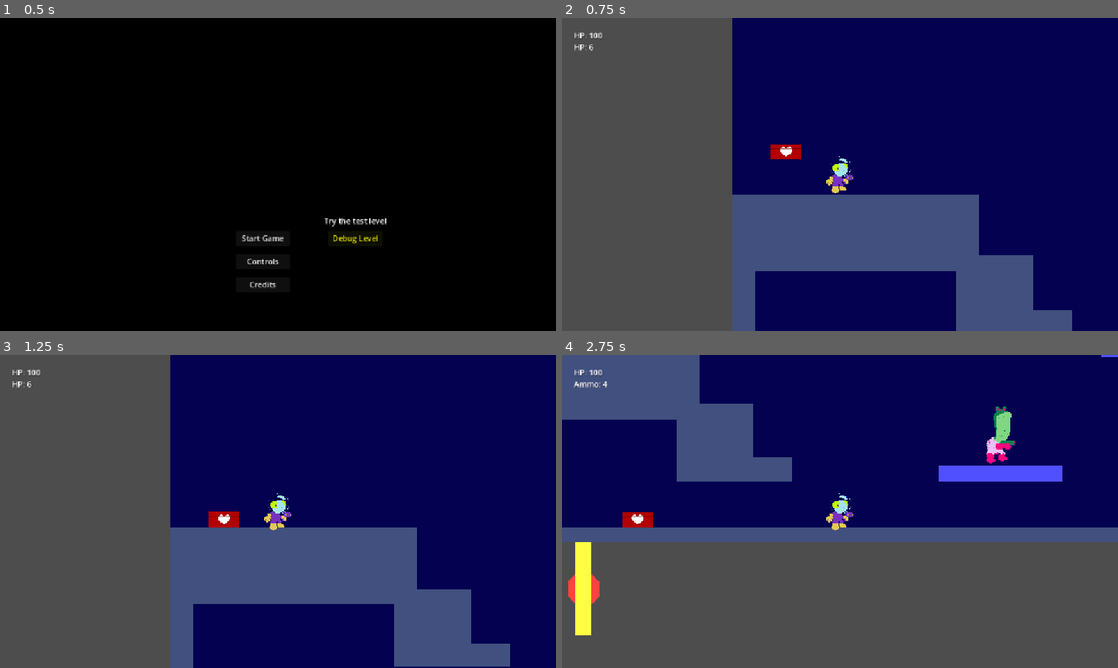
Above: before the commit, frames 1-4 (two rows, left to right).
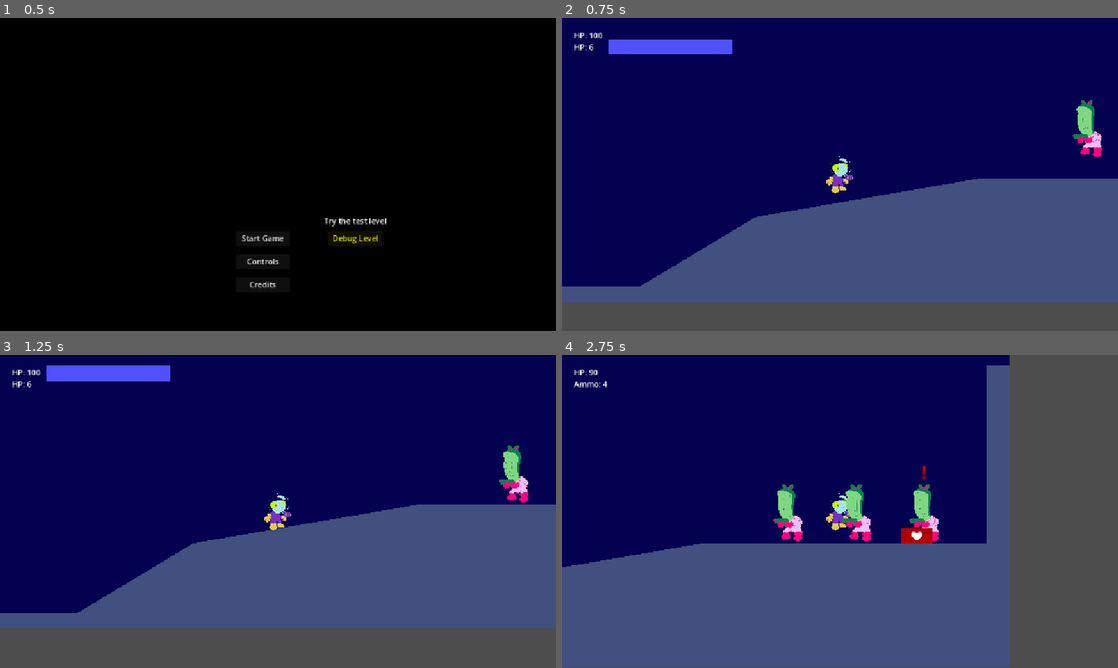
Above: after the commit, the same moments.

Repository: kv-mod3/FightClub-SpacePirates
Game: Godot game, scene res://levels/title_menu.tscn
Same seed, same stepped clock (60 frames per second), same inputs: the game is played once before the commit and once after it.
Inputs:
- Up to frame 1 (0.5 s): no input
- Up to frame 2 (0.75 s): click "Debug Level" at 0.5 s
- Up to frame 3 (1.25 s): no input
- Up to frame 4 (2.75 s): tap Enter (shoot) at 1.25, 1.35, 2.1 s; hold D (right) from 1.28 s (still down); tap Space (jump) at 1.52, 2.27 s

Frame 1 is identical in both runs. In frame 2, 49% of the frame differs, in the area x 0-100%, y 0-100%; in frame 3, 49%; in frame 4, 60%.

Commit message:
added invincibility, added knockback (incomplete)
* added invincibility period when taking damage
* started knockback system (incomplete)

Diff:
--- a/project-space-pirates/levels/level_debug.tscn
+++ b/project-space-pirates/levels/level_debug.tscn
@@ -78,6 +78,7 @@
 
 [node name="SceneEntrance" parent="Objects" instance=ExtResource("8_kuxa7")]
 position = Vector2(-568, 0)
+next_scene = "res://levels/level_1.tscn"
 
 [node name="PlayerPlatformer" parent="." instance=ExtResource("1_75gwh")]
-position = Vector2(-528, -176)
+position = Vector2(496, -80)
--- a/project-space-pirates/objects/player/PlayerPlatformer/player_platformer.gd
+++ b/project-space-pirates/objects/player/PlayerPlatformer/player_platformer.gd
@@ -7,6 +7,8 @@
 @export var jump_velocity: float = -400.0
 var bullet: PackedScene = preload("res://objects/player/PlayerPlatformer/player_bullet.tscn")
 var is_dying: bool = false
+var is_invincible: bool = false
+var is_knocked_back: bool = false
 
 
 func _ready() -> void:
@@ -26,8 +28,9 @@
 
 	# NOTE: Debug "K" key sets player health to 0. For debugging death-related events.
 	if Input.is_action_just_pressed("debug"):
-		PlayerVariables.health = 0
-		take_damage(0)
+		knockback()
+		# PlayerVariables.health = 0
+		# take_damage(0)
 
 	# Add the gravity.
 	if not is_on_floor():
@@ -98,14 +101,31 @@
 
 
 func take_damage(damage: float) -> void:
-	# TODO: Add sound effects.
-	PlayerVariables.health -= damage
-	$CanvasLayer/HealthLabel.text = "HP: %d" % PlayerVariables.health
-	print("Player took %d damage!" % damage, " Current HP: ", PlayerVariables.health)
-	# TODO Add knockback function here.
-	if PlayerVariables.health <= 0 and not is_dying:
-		death()
-		print("Player is playing dying animations.")
+	if not is_invincible:
+		i_frames(3) # Invincibility frames for x seconds.
+		knockback()
+		# TODO: Add sound effects.
+		# TODO: Add animations.
+		PlayerVariables.health -= damage
+		$CanvasLayer/HealthLabel.text = "HP: %d" % PlayerVariables.health
+		print("Player took %d damage!" % damage, " Current HP: ", PlayerVariables.health)
+		if PlayerVariables.health <= 0 and not is_dying:
+			death()
+			print("Player is playing dying animations.")
+
+
+func knockback() -> void:
+	var knockback_direction: Vector2 = Vector2(-4, -1)
+	var knockback_strength: float = 200
+	# Targets the player's velocity and pushes them back in a direction multiplied by strength.
+	velocity += knockback_direction * knockback_strength
+
+
+# Invincibility period after taking damage.
+func i_frames(duration) -> void:
+	is_invincible = true
+	await get_tree().create_timer(duration).timeout
+	is_invincible = false
 
 
 func restore_health(health) -> void:
